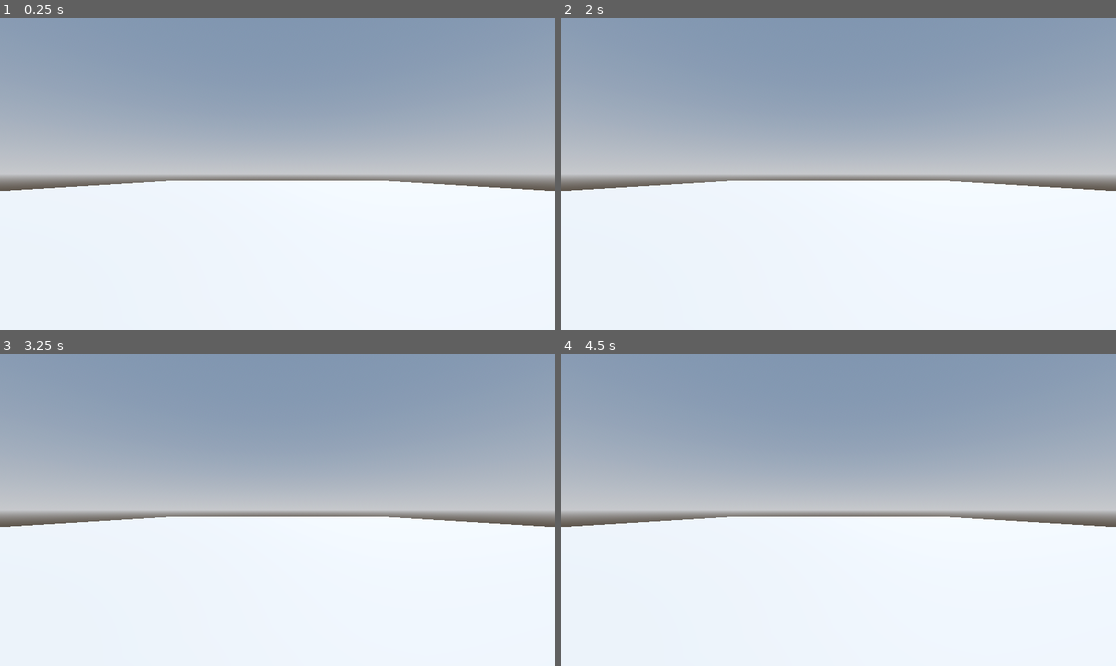
Above: before the commit, frames 1-4 (two rows, left to right).
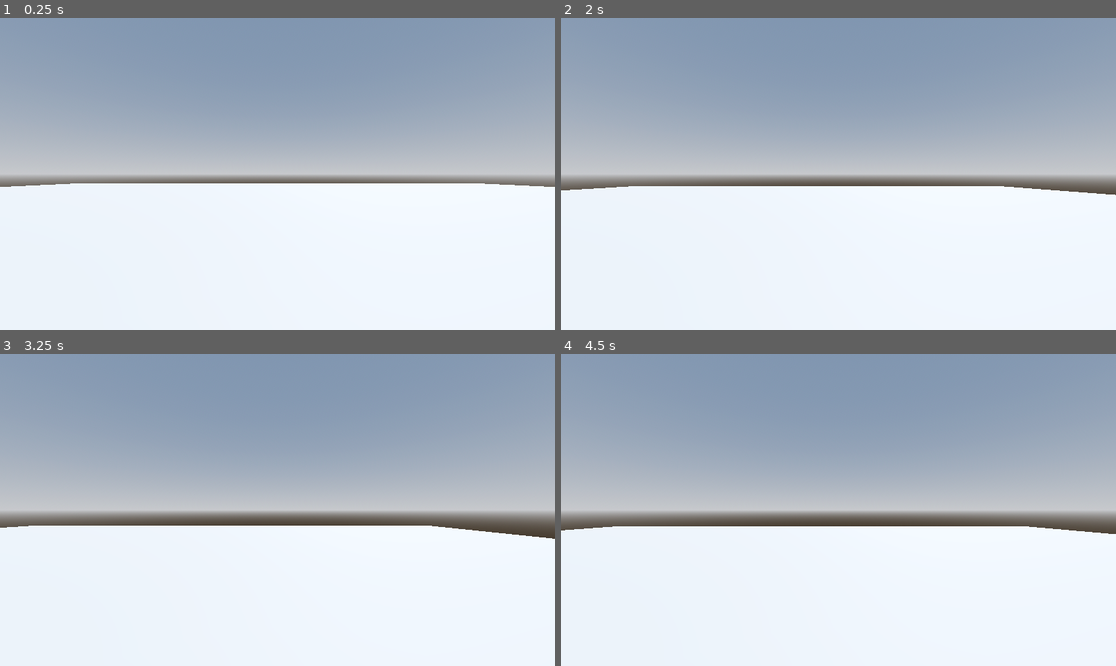
Above: after the commit, the same moments.

Repository: Assasquid/robot_rampage
Game: Godot game, scene res://Scenes/Levels/sand_box.tscn
The game is run twice, just before and just after one commit, with the same random seed, the same clock (stepped at 60 frames per second) and the same inputs. Before the commit the project starts from res://Levels/sand_box.tscn.
Inputs (mouse positions are in pixels of both pictures, inside the frame that each line leads up to):
- Up to frame 1 (0.25 s): no input
- Up to frame 2 (2 s): tap Enter at 0.5 s; move the mouse to (960, 158) at 0.52 s; hold D (move_right, bound only after the commit) 0.53-1.28 s; tap Space (jump, bound only after the commit) at 0.6, 0.77, 1.07, 1.25, 1.35, 1.52, 1.82 s; move the mouse to (727, 189) at 1.27 s; hold S (move_backward, bound only after the commit) from 1.28 s (still down)
- Up to frame 3 (3.25 s): move the mouse to (333, 441) at 2.02 s; release S (move_backward, bound only after the commit) at 2.03 s; hold D (move_right, bound only after the commit) 2.03-2.78 s; tap Space (jump, bound only after the commit) at 2.1, 2.85, 3.02 s; move the mouse to (249, 572) at 2.77 s; hold W (move_forward, bound only after the commit) from 2.78 s (still down)
- Up to frame 4 (4.5 s): tap Space (jump, bound only after the commit) at 3.32, 3.6, 3.77, 4.07, 4.35 s; move the mouse to (1005, 556) at 3.52 s; release W (move_forward, bound only after the commit) at 3.53 s; hold A (move_left, bound only after the commit) from 3.53 s (still down); move the mouse to (672, 463) at 4.27 s

The runs differ from the first frame. In frame 1, 0.8% of the frame differs, in the area x 0-100%, y 52-56%; in frame 2, 1.2%; in frame 3, 2.3%, in the area x 0-100%, y 52-60%; in frame 4, 2.3%.

Commit message:
Set up the playeer.

Diff:
--- a/Levels/sand_box.tscn
+++ b/Scenes/Levels/sand_box.tscn
@@ -1,4 +1,6 @@
-[gd_scene load_steps=4 format=3 uid="uid://dtdqrb244x3wg"]
+[gd_scene load_steps=5 format=3 uid="uid://dtdqrb244x3wg"]
+
+[ext_resource type="PackedScene" uid="uid://du507tj6ct103" path="res://Scenes/player.tscn" id="1_uvhpn"]
 
 [sub_resource type="ProceduralSkyMaterial" id="ProceduralSkyMaterial_o3von"]
 sky_horizon_color = Color(0.64625, 0.65575, 0.67075, 1)
@@ -27,5 +29,5 @@
 use_collision = true
 size = Vector3(64, 1, 64)
 
-[node name="Camera3D" type="Camera3D" parent="."]
-transform = Transform3D(1, 0, 0, 0, 1, 0, 0, 0, 1, 0, 2, 30)
+[node name="Player" parent="." instance=ExtResource("1_uvhpn")]
+transform = Transform3D(1, 0, 0, 0, 1, 0, 0, 0, 1, 0, 1, 0)
--- /dev/null
+++ b/Scenes/player.tscn
@@ -0,0 +1,19 @@
+[gd_scene load_steps=4 format=3 uid="uid://du507tj6ct103"]
+
+[ext_resource type="Script" path="res://Scripts/player.gd" id="1_mk0d5"]
+
+[sub_resource type="CapsuleMesh" id="CapsuleMesh_156u1"]
+
+[sub_resource type="CapsuleShape3D" id="CapsuleShape3D_gteyd"]
+
+[node name="Player" type="CharacterBody3D"]
+script = ExtResource("1_mk0d5")
+
+[node name="MeshInstance3D" type="MeshInstance3D" parent="."]
+mesh = SubResource("CapsuleMesh_156u1")
+
+[node name="CollisionShape3D" type="CollisionShape3D" parent="."]
+shape = SubResource("CapsuleShape3D_gteyd")
+
+[node name="Camera3D" type="Camera3D" parent="."]
+transform = Transform3D(1, 0, 0, 0, 1, 0, 0, 0, 1, 0, 0.5, 0)
--- /dev/null
+++ b/Scripts/player.gd
@@ -0,0 +1,31 @@
+extends CharacterBody3D
+
+
+const SPEED = 5.0
+const JUMP_VELOCITY = 4.5
+
+# Get the gravity from the project settings to be synced with RigidBody nodes.
+var gravity: float = ProjectSettings.get_setting("physics/3d/default_gravity")
+
+
+func _physics_process(delta: float) -> void:
+	# Add the gravity.
+	if not is_on_floor():
+		velocity.y -= gravity * delta
+
+	# Handle jump.
+	if Input.is_action_just_pressed("jump") and is_on_floor():
+		velocity.y = JUMP_VELOCITY
+
+	# Get the input direction and handle the movement/deceleration.
+	# As good practice, you should replace UI actions with custom gameplay actions.
+	var input_dir := Input.get_vector("move_left", "move_right", "move_forward", "move_backward")
+	var direction := (transform.basis * Vector3(input_dir.x, 0, input_dir.y)).normalized()
+	if direction:
+		velocity.x = direction.x * SPEED
+		velocity.z = direction.z * SPEED
+	else:
+		velocity.x = move_toward(velocity.x, 0, SPEED)
+		velocity.z = move_toward(velocity.z, 0, SPEED)
+
+	move_and_slide()
--- a/project.godot
+++ b/project.godot
@@ -11,10 +11,42 @@
 [application]
 
 config/name="RoboRampage"
-run/main_scene="res://Levels/sand_box.tscn"
+run/main_scene="res://Scenes/Levels/sand_box.tscn"
 config/features=PackedStringArray("4.2", "Forward Plus")
 config/icon="res://icon.svg"
 
 [editor_plugins]
 
 enabled=PackedStringArray("res://addons/anthonyec.camera_preview/plugin.cfg")
+
+[input]
+
+move_forward={
+"deadzone": 0.5,
+"events": [Object(InputEventKey,"resource_local_to_scene":false,"resource_name":"","device":-1,"window_id":0,"alt_pressed":false,"shift_pressed":false,"ctrl_pressed":false,"meta_pressed":false,"pressed":false,"keycode":0,"physical_keycode":87,"key_label":0,"unicode":119,"echo":false,"script":null)
+, Object(InputEventKey,"resource_local_to_scene":false,"resource_name":"","device":-1,"window_id":0,"alt_pressed":false,"shift_pressed":false,"ctrl_pressed":false,"meta_pressed":false,"pressed":false,"keycode":0,"physical_keycode":4194320,"key_label":0,"unicode":0,"echo":false,"script":null)
+]
+}
+move_backward={
+"deadzone": 0.5,
+"events": [Object(InputEventKey,"resource_local_to_scene":false,"resource_name":"","device":-1,"window_id":0,"alt_pressed":false,"shift_pressed":false,"ctrl_pressed":false,"meta_pressed":false,"pressed":false,"keycode":0,"physical_keycode":83,"key_label":0,"unicode":115,"echo":false,"script":null)
+, Object(InputEventKey,"resource_local_to_scene":false,"resource_name":"","device":-1,"window_id":0,"alt_pressed":false,"shift_pressed":false,"ctrl_pressed":false,"meta_pressed":false,"pressed":false,"keycode":0,"physical_keycode":4194322,"key_label":0,"unicode":0,"echo":false,"script":null)
+]
+}
+move_left={
+"deadzone": 0.5,
+"events": [Object(InputEventKey,"resource_local_to_scene":false,"resource_name":"","device":-1,"window_id":0,"alt_pressed":false,"shift_pressed":false,"ctrl_pressed":false,"meta_pressed":false,"pressed":false,"keycode":0,"physical_keycode":65,"key_label":0,"unicode":97,"echo":false,"script":null)
+, Object(InputEventKey,"resource_local_to_scene":false,"resource_name":"","device":-1,"window_id":0,"alt_pressed":false,"shift_pressed":false,"ctrl_pressed":false,"meta_pressed":false,"pressed":false,"keycode":0,"physical_keycode":4194319,"key_label":0,"unicode":0,"echo":false,"script":null)
+]
+}
+move_right={
+"deadzone": 0.5,
+"events": [Object(InputEventKey,"resource_local_to_scene":false,"resource_name":"","device":-1,"window_id":0,"alt_pressed":false,"shift_pressed":false,"ctrl_pressed":false,"meta_pressed":false,"pressed":false,"keycode":0,"physical_keycode":68,"key_label":0,"unicode":100,"echo":false,"script":null)
+, Object(InputEventKey,"resource_local_to_scene":false,"resource_name":"","device":-1,"window_id":0,"alt_pressed":false,"shift_pressed":false,"ctrl_pressed":false,"meta_pressed":false,"pressed":false,"keycode":0,"physical_keycode":4194321,"key_label":0,"unicode":0,"echo":false,"script":null)
+]
+}
+jump={
+"deadzone": 0.5,
+"events": [Object(InputEventKey,"resource_local_to_scene":false,"resource_name":"","device":-1,"window_id":0,"alt_pressed":false,"shift_pressed":false,"ctrl_pressed":false,"meta_pressed":false,"pressed":false,"keycode":0,"physical_keycode":32,"key_label":0,"unicode":32,"echo":false,"script":null)
+]
+}
